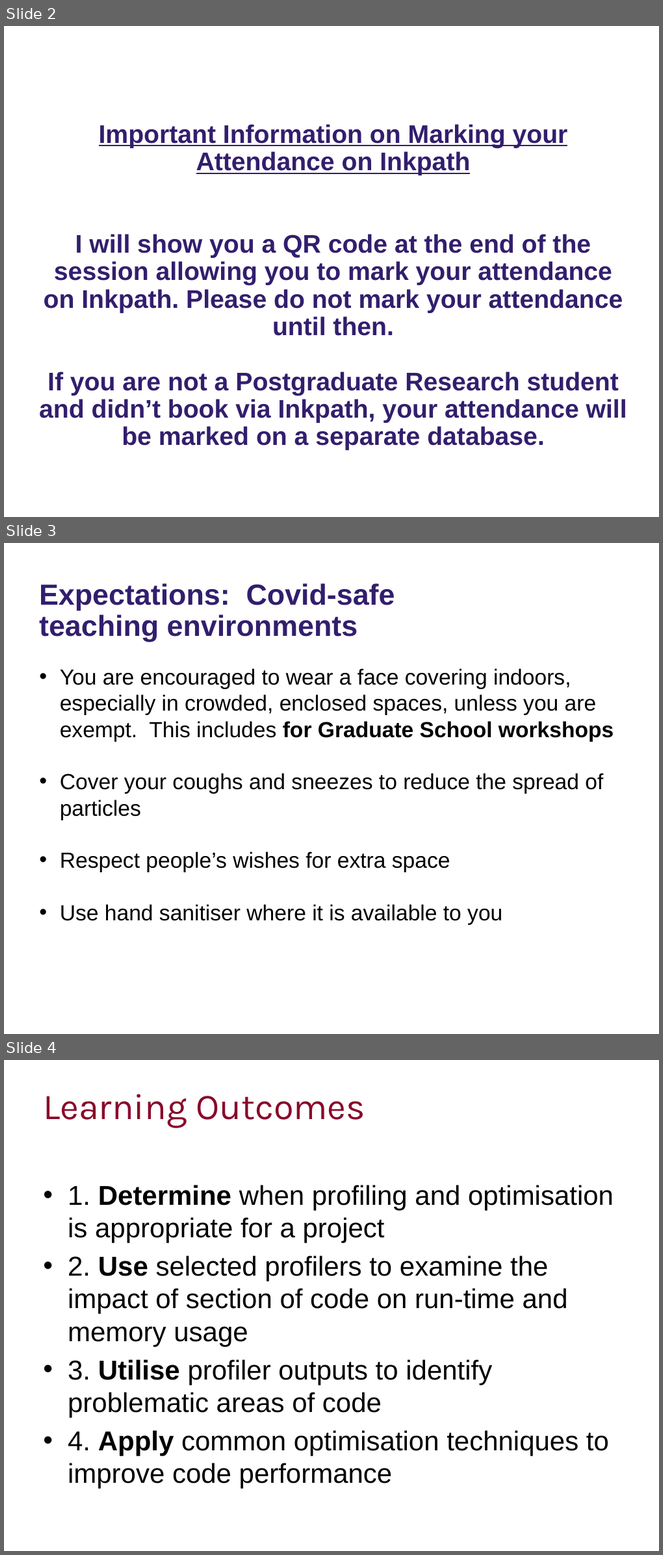
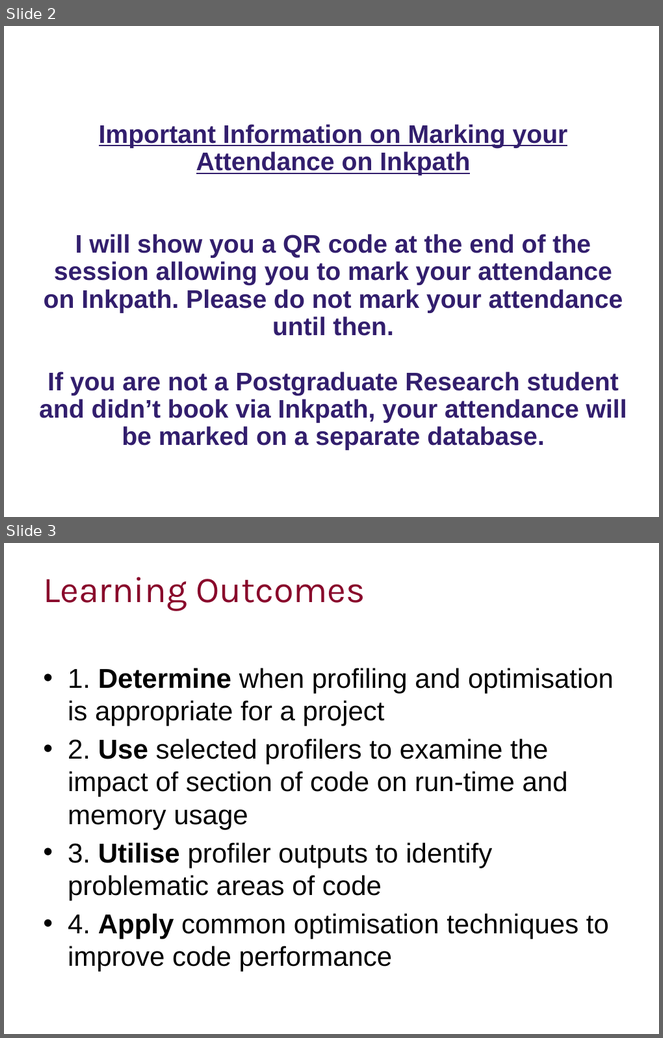
Before and after one commit to ImperialCollegeLondon/RCDS-profiling-and-optimisation-in-python, a slide deck: Proifling and Optimisation in Python Slides.pptx. Shown one above the other, each under a label of ours: slides 2, 3 and 4 before the commit, slides 2 and 3 after it. The pictures are 663x1555 and 663x1038 pixels, drawn with LibreOffice and Linux fonts; fonts in the diff are those of the drawing; background and template pictures are left out. Boxes give left, top, right and bottom in pixels: in the first picture for what was removed or moved away, otherwise in the second. Text is boxed around its words. In the diff, an @@ line names an element or a change of style, - is before the commit and + after.

Commit message:
Removed Covid instructions

```diff
--- a/Proifling and Optimisation in Python Slides.pptx
+++ b/Proifling and Optimisation in Python Slides.pptx
@@ slide 3 removed at (x1=4, y1=543, x2=659, y2=1034), background #FFFFFF @@
@@ text removed at (x1=39, y1=583, x2=395, y2=642) @@
-Expectations: Covid-safe teaching environments
@@ subtitle removed at (x1=60, y1=668, x2=614, y2=925) @@
-• You are encouraged to wear a face covering indoors, especially in crowded, enclosed spaces, unless you are exempt. This includes for Graduate School workshops
-• Cover your coughs and sneezes to reduce the spread of particles
-• Respect people’s wishes for extra space
-• Use hand sanitiser where it is available to you
@@ what was slide 4 is now slide 3 @@
```
